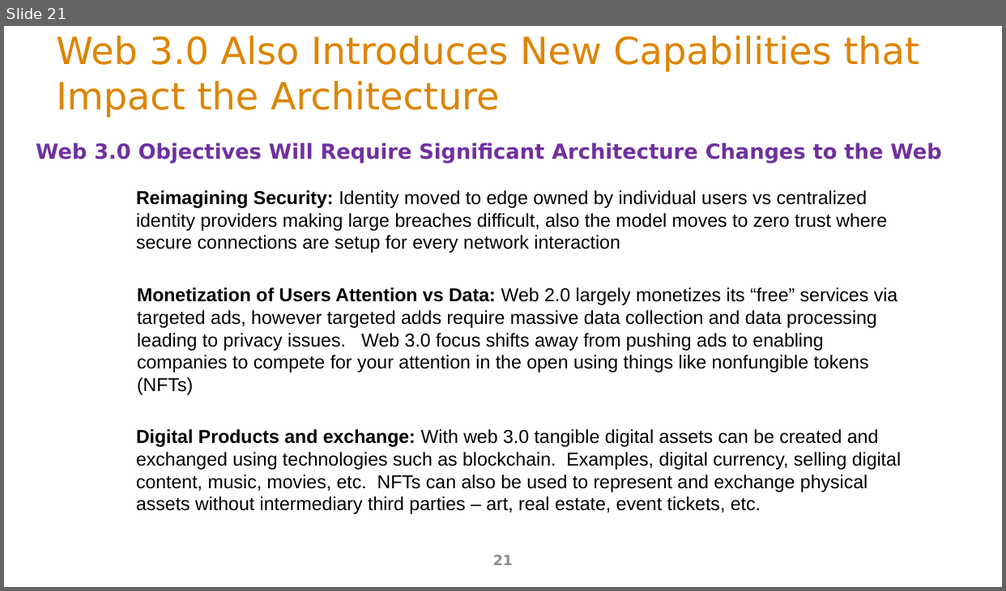
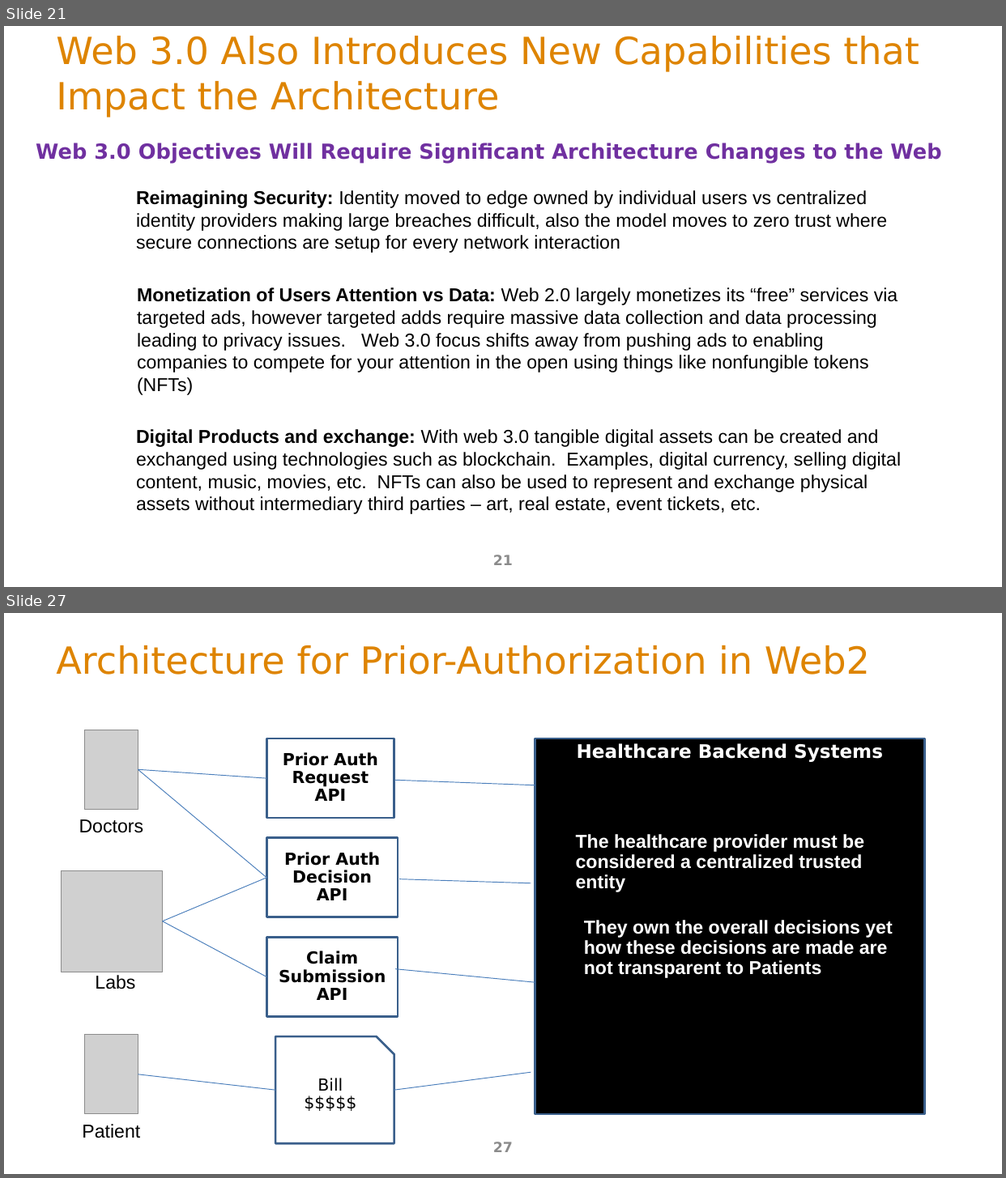
Before and after one commit to ArchitectingSoftware/SE577-SoftwareArchitecture, a slide deck: lectures/m5WebAndApiArchitecture.pptx. Shown one above the other, each under a label of ours: slide 21 before the commit, slides 21 and 27 after it; the slides between them are not shown. The pictures are 1006x591 and 1006x1178 pixels, drawn with LibreOffice and Linux fonts; fonts in the diff are those of the drawing; grey boxes stand for pictures. Boxes give left, top, right and bottom in pixels: in the first picture for what was removed or moved away, otherwise in the second. Text is boxed around its words. In the diff, an @@ line names an element or a change of style, - is before the commit and + after.

Commit message:
web architecture update

```diff
--- a/lectures/m5WebAndApiArchitecture.pptx
+++ b/lectures/m5WebAndApiArchitecture.pptx
@@ slide 27 added at (x1=4, y1=613, x2=1002, y2=1174), background #FFFFFF @@
@@ title added at (x1=56, y1=645, x2=870, y2=675), 36 pt, text #DE8400 @@
+Architecture for Prior-Authorization in Web2
@@ picture added at (x1=85, y1=730, x2=138, y2=809) @@
@@ rectangle added at (x1=266, y1=739, x2=394, y2=818), outline #3A5F8C 2 pt, 16 pt, text #000000, bold @@
+Prior Auth Request API
@@ rectangle added at (x1=535, y1=739, x2=925, y2=1114), fill #000000, outline #3A5F8C 2 pt, 18 pt, text #FFFFFF, bold @@
+Healthcare Backend Systems
@@ line added from (138, 769) to (266, 778), #4B7EBC 0.75 pt @@
@@ line added from (138, 769) to (266, 878), #4B7EBC 0.75 pt @@
@@ line added from (395, 780) to (535, 786), #4B7EBC 0.75 pt @@
@@ text added at (x1=79, y1=820, x2=144, y2=833), 18 pt, text #000000 @@
+Doctors
@@ rectangle added at (x1=266, y1=838, x2=398, y2=918), outline #3A5F8C 2 pt, 16 pt, text #000000, bold @@
+Prior Auth Decision
+API
@@ text added at (x1=576, y1=834, x2=864, y2=892), 18 pt, text #FFFFFF, bold @@
+The healthcare provider must be considered a centralized trusted entity
@@ picture added at (x1=62, y1=871, x2=163, y2=973) @@
@@ line added from (163, 922) to (266, 878), #4B7EBC 0.75 pt @@
@@ line added from (399, 879) to (531, 884), #4B7EBC 0.75 pt @@
@@ line added from (163, 922) to (266, 977), #4B7EBC 0.75 pt @@
@@ text added at (x1=584, y1=920, x2=892, y2=978), 18 pt, text #FFFFFF, bold @@
+They own the overall decisions yet how these decisions are made are not transparent to Patients
@@ rectangle added at (x1=266, y1=937, x2=398, y2=1016), outline #3A5F8C 2 pt, 16 pt, text #000000, bold @@
+Claim Submission API
@@ text added at (x1=95, y1=975, x2=135, y2=990), 18 pt, text #000000 @@
+Labs
@@ line added from (395, 969) to (535, 983), #4B7EBC 0.75 pt @@
@@ picture added at (x1=85, y1=1035, x2=138, y2=1114) @@
@@ snip rect added at (x1=275, y1=1037, x2=394, y2=1144), outline #3A5F8C 2 pt, 16 pt, text #000000 @@
+Bill
+$$$$$
@@ line added from (394, 1091) to (531, 1072), #4B7EBC 0.75 pt @@
@@ line added from (138, 1075) to (275, 1091), #4B7EBC 0.75 pt @@
@@ text added at (x1=82, y1=1124, x2=140, y2=1139), 18 pt, text #000000 @@
+Patient
@@ page number added at (x1=493, y1=1142, x2=513, y2=1152), 13.5 pt, text #8C8C8C @@
+27
```
Also in this commit, not shown: 13 other slides added, 1 other file.
